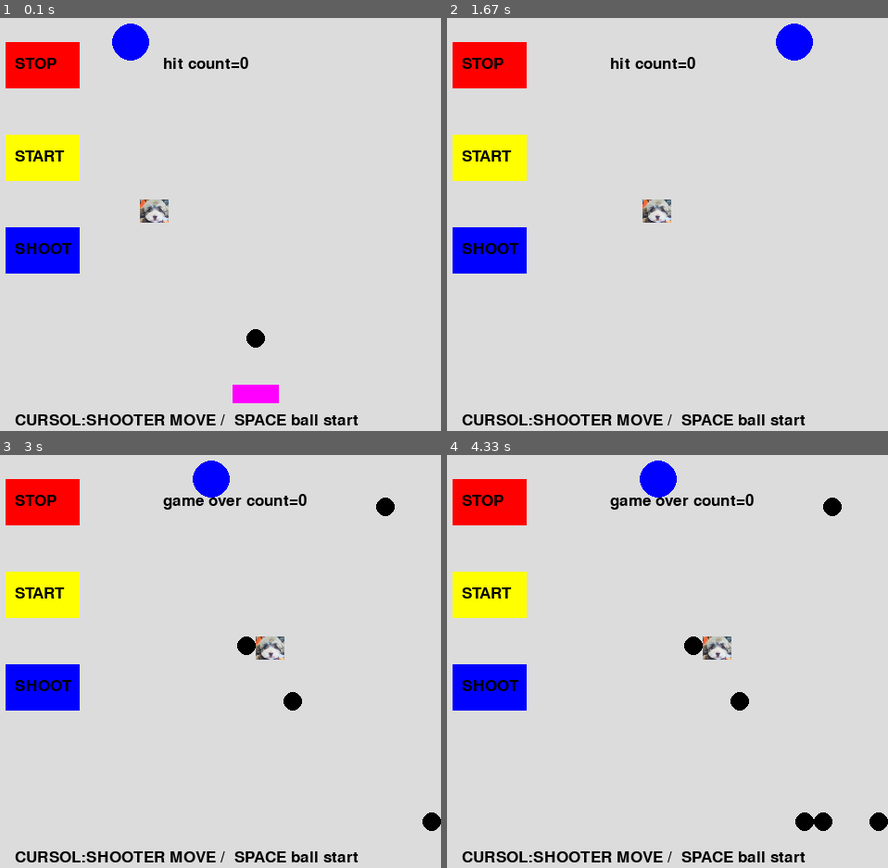
Above: before the commit, frames 1-4 (two rows, left to right).
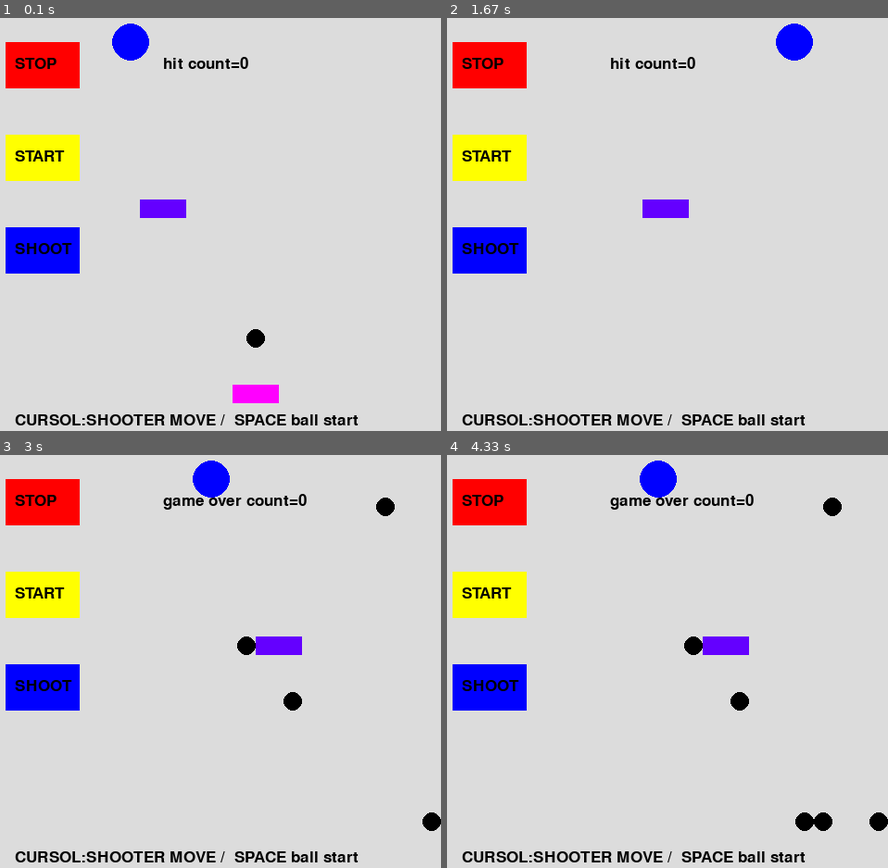
Above: after the commit, the same moments.

Repository: snc29654/pygame
Game: pygame game, started from shooting.py
Two runs of this game, one before a commit and one after it. Both use one fixed random seed, a clock stepped at 60 frames per second and the inputs below.
Inputs:
- Up to frame 1 (0.1 s): no input
- Up to frame 2 (1.67 s): hold Right 0.33-0.8 s; hold Right 0.83-1.3 s; tap Space at 0.9, 1.2, 1.4 s; hold Left from 1.33 s (still down)
- Up to frame 3 (3 s): tap Space at 1.7, 1.97, 2.27, 2.4, 2.7 s; release Left at 1.87 s; hold Left 1.9-2.3 s; hold Right 2.33-2.97 s
- Up to frame 4 (4.33 s): hold Left 3-3.47 s; tap Space at 3.07, 3.37, 3.57, 3.87, 4.07 s; hold Right 3.5-3.97 s; hold Right from 4 s (still down)

The runs differ from the first frame. In frame 1, 0.5% of the frame differs, in the area x 31-43%, y 43-50%; in frame 2, 0.5%; in frame 3, 0.5%; in frame 4, 0.5%.

Commit message:
壁の写真を取りやめ

Diff:
--- a/shooting.py
+++ b/shooting.py
@@ -143,10 +143,11 @@
 
 
 
-        img = pygame.transform.rotozoom(pygame.image.load("char.jpg"), 0, 0.2)
+        #img = pygame.transform.rotozoom(pygame.image.load("char.jpg"), 0, 0.2)
 
-        main_surface.blit(img, (xk,yk))
+        #main_surface.blit(img, (xk,yk))
 
+        pygame.draw.rect(main_surface, (100,0,255), (xk, yk,50,20))
 
         pygame.draw.circle(main_surface, (0,0,255), (x, y), target_size)
 
